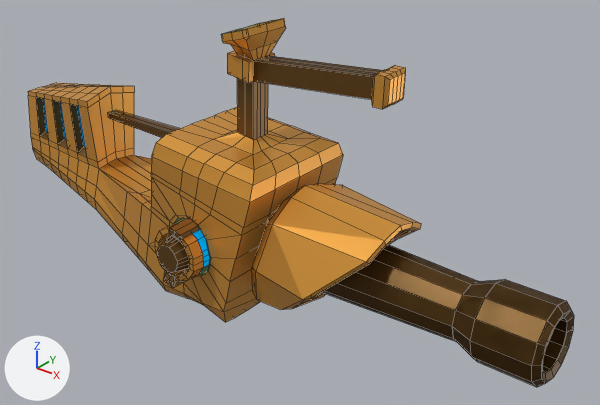
The Blender file Assets/Resources/Acidlabs/Weapon/arca missile launcher.blend: old version first, new version second.
One viewpoint serves both versions: a 50 mm camera at (3.5, -3.02, 1.77) aimed at (0.99, 0.12, -0.17). Lighting does not change. The marker at lower left points along +X, +Y and +Z. Mesh edges are drawn as thin lines.

Objects in the first picture: 'weapon'.
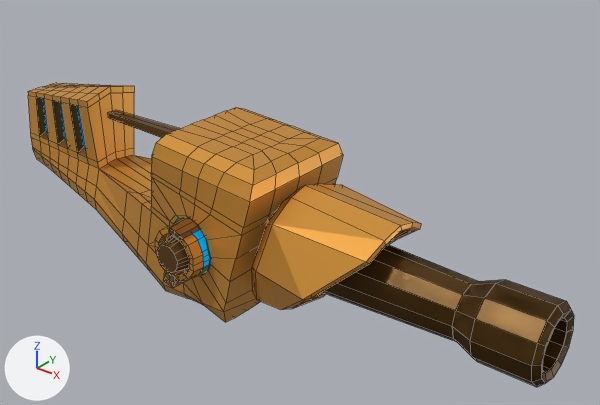
The newer file is also rescaled (x0.5), turned or shifted as a whole; pictures and numbers use the older file's frame.

Pixel boxes (x1, y1, x2, y2) of what changed, in the pictures (600 x 405 px):
'weapon', reshaped, modifiers changed (18% shorter)
    before: (28, 18, 574, 387)
    after: (28, 83, 574, 387)
part 1 of me_cube_004, built on
    before: (215, 18, 405, 155)
    after: (43, 83, 574, 387)

The change, as a list of edits to the scene's bpy script:
```text
Change me_cube_004:
    used by ob_weapon; location = (0.628, 0.0, -0.362); rotation_euler = (0.0, 1.367, 0.0), in degrees (0, 78, 0)
    remove me_cube_004.from_pydata(...)  # 742 vertices, 644 faces; spans x -1.08..0.57, y -0.53..0.2, z -1.66..1.88
    add me_cube_004.from_pydata(...)  # 1181 vertices, 1142 faces; spans x -0.78..0.57, y -0.53..0.53, z -1.66..1.88
    me_cube_004 part 1: 91 vertices removed from x -1.08..-0.51, y -0.15..0.0, z 0.2..1.19; 494 vertices added at x -0.78..0.54, y -0.2..0.53, z -1.66..1.88
Change ob_weapon:
    remove _m = ob_weapon.modifiers.new('Mirror', 'MIRROR')
    remove _m.use_axis = (False, True, False)
    remove _m.use_clip = True
```
